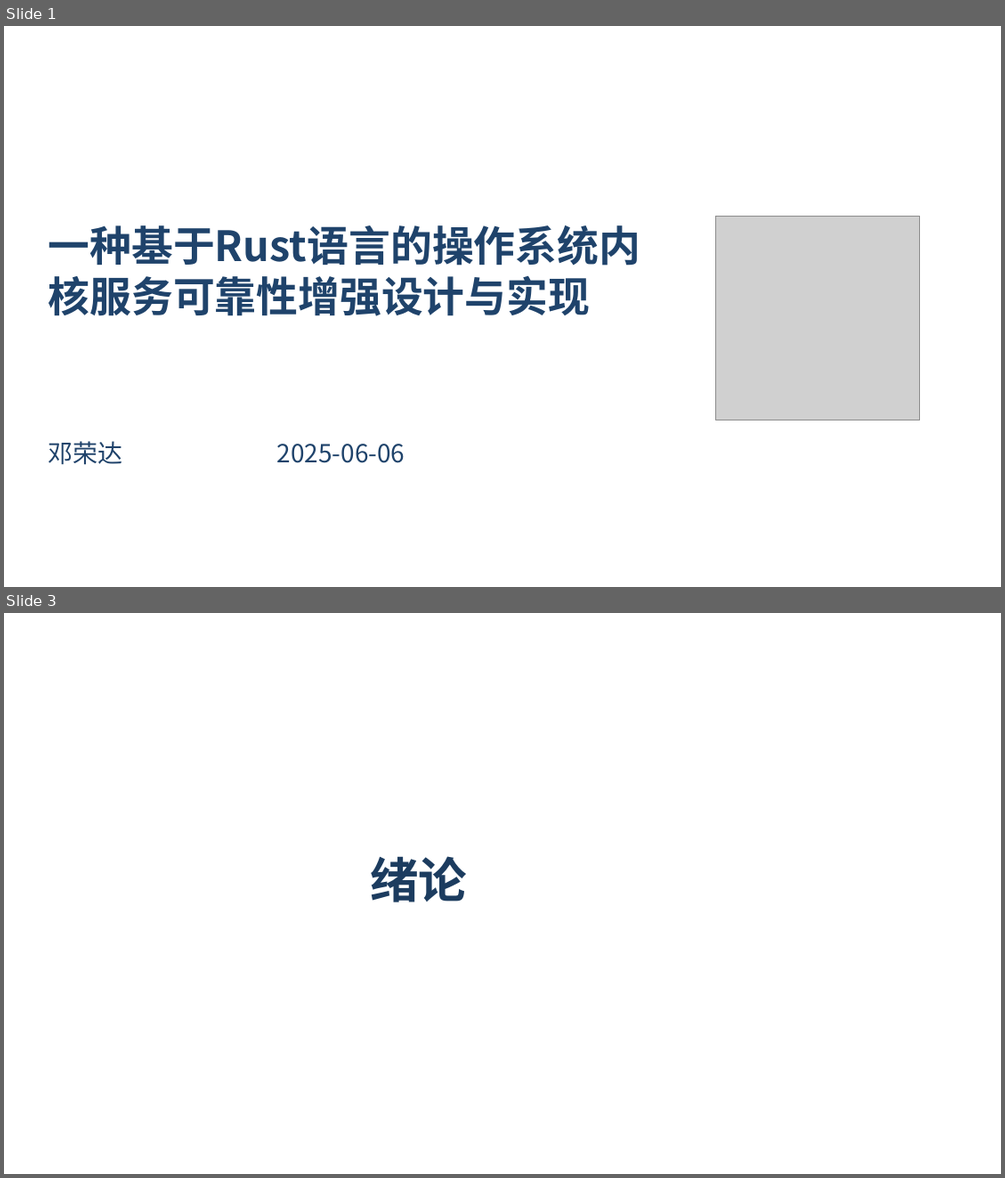
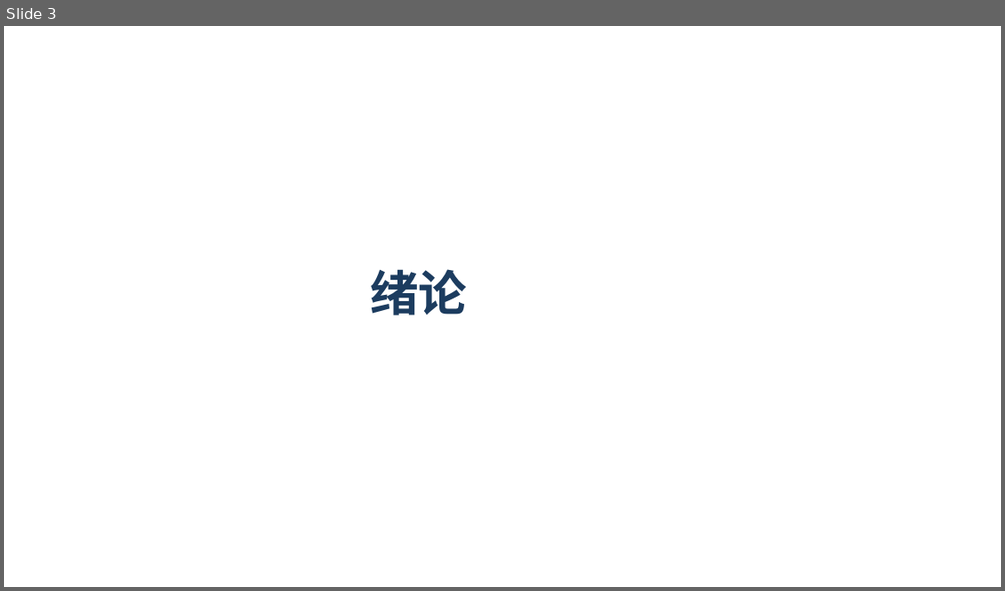
Before and after one commit to flying-rind/mini-Rust-os, a slide deck: tutorial/一种基于Rust语言的操作系统内核服务可靠性增强设计与实现.pptx. Shown one above the other, each under a label of ours: slides 1 and 3 before the commit, slide 3 after it; the slides between them are not shown. The pictures are 1005x1178 and 1005x591 pixels, drawn with LibreOffice and Linux fonts; fonts in the diff are those of the drawing; grey boxes stand for pictures; background and template pictures are left out. Boxes give left, top, right and bottom in pixels: in the first picture for what was removed or moved away, otherwise in the second. Text is boxed around its words. In the diff, an @@ line names an element or a change of style, - is before the commit and + after.

```diff
--- a/tutorial/一种基于Rust语言的操作系统内核服务可靠性增强设计与实现.pptx
+++ b/tutorial/一种基于Rust语言的操作系统内核服务可靠性增强设计与实现.pptx
@@ slide 1 removed at (4, 26, 1001, 587), background picture (left out) @@
@@ text removed at (48, 225, 641, 265) @@
-一种基于Rust语言的操作系统内核服务可靠性增强设计与实现
@@ picture removed at (716, 216, 920, 419) @@
@@ text removed at (48, 441, 122, 465) @@
-邓荣达
@@ text removed at (277, 443, 405, 463) @@
-2025-06-06
```
Also in this commit, not shown: 19 slides changed, 4 slides added, 10 other slides removed, 1 other file.
